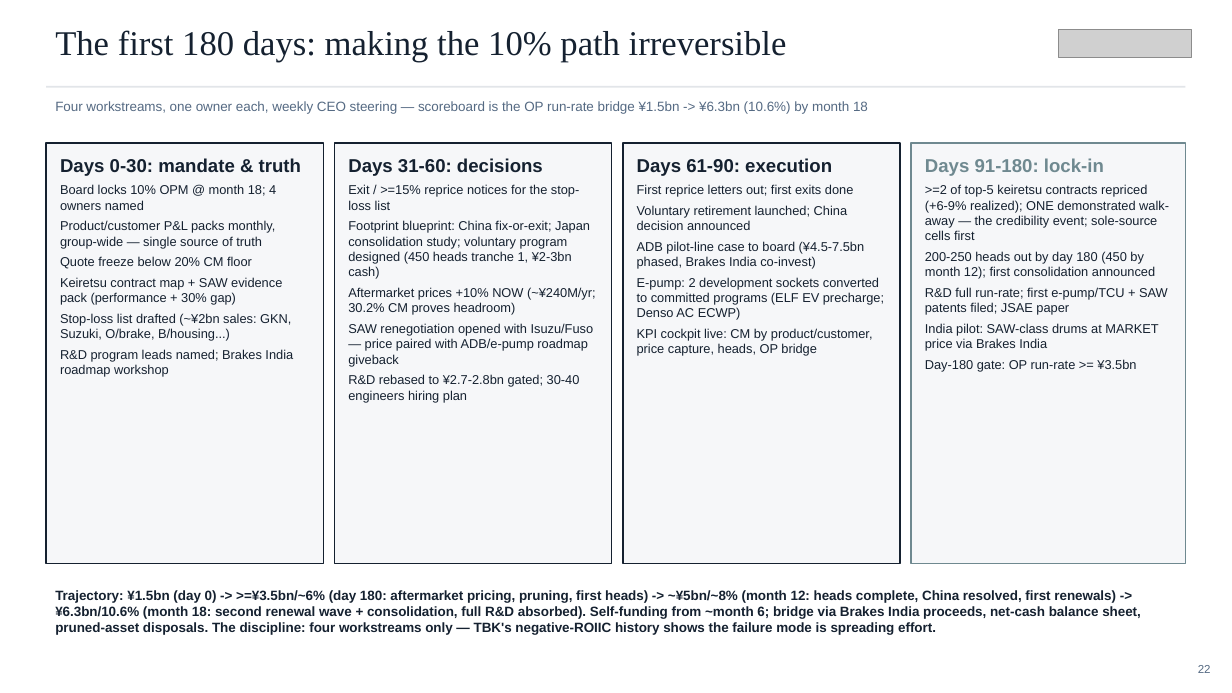
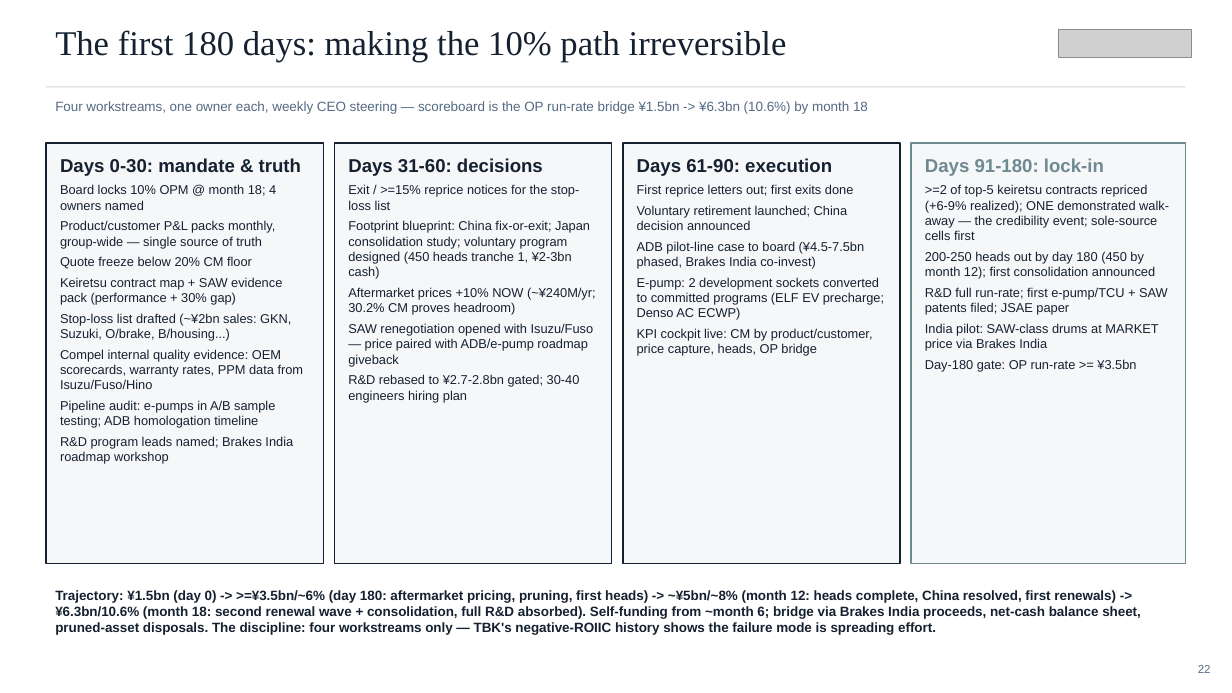
Before and after one commit to charette-lab/Claude, a slide deck: slide 22 of TBK_rd_gap_slides.pptx. Drawn at 1232x693 pixels with LibreOffice and Linux fonts; fonts in the diff are those of the drawing; grey boxes stand for pictures. Boxes give left, top, right and bottom in pixels: in the first picture for what was removed or moved away, otherwise in the second. Text is boxed around its words. In the diff, an @@ line names an element or a change of style, - is before the commit and + after.

```diff
--- a/TBK_rd_gap_slides.pptx
+++ b/TBK_rd_gap_slides.pptx
@@ text in rectangle at [60, 349, 304, 428]: paragraphs added @@
+Compel internal quality evidence: OEM scorecards, warranty rates, PPM data from Isuzu/Fuso/Hino
+Pipeline audit: e-pumps in A/B sample testing; ADB homologation timeline
```
Also in this commit, not shown: 4 other slides changed, 3 other files.
